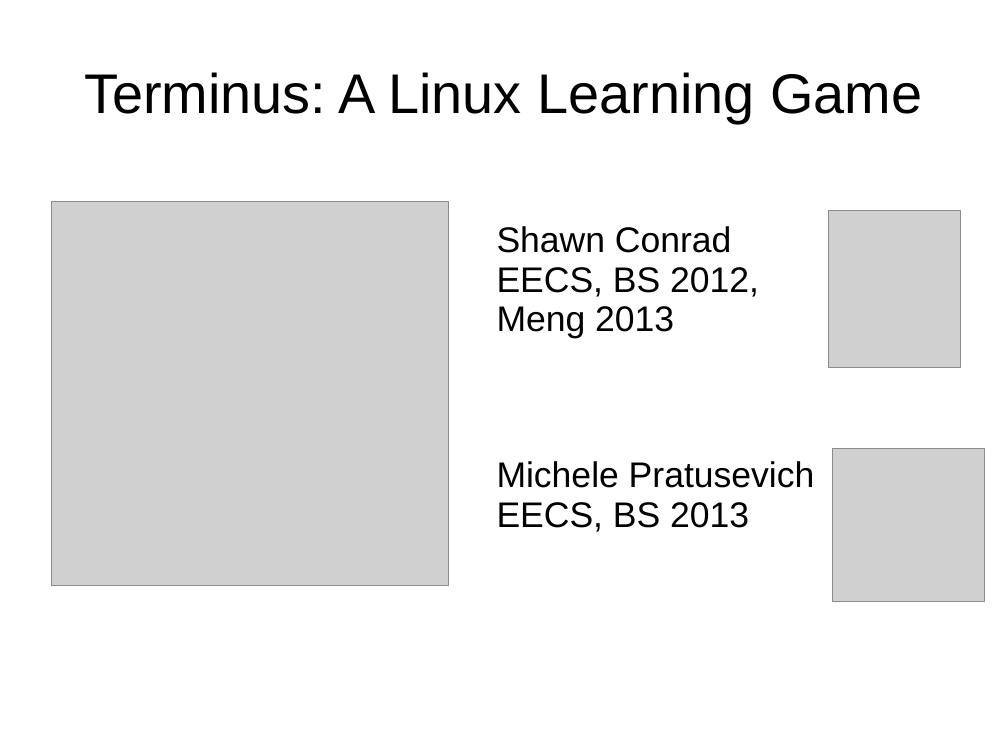
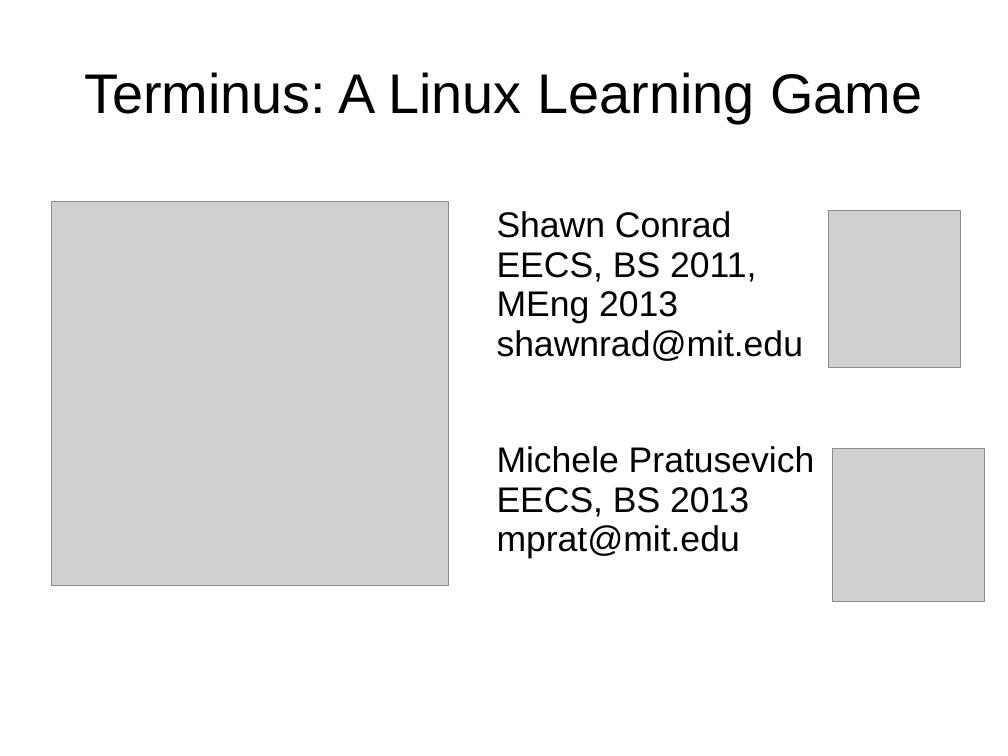
Before and after one commit to mprat/Terminus, a slide deck: slide 1 of docs/icampus_final_round_pres.ppt. Drawn at 1008x756 pixels with LibreOffice and Linux fonts; fonts in the diff are those of the drawing; grey boxes stand for pictures. Boxes give left, top, right and bottom in pixels: in the first picture for what was removed or moved away, otherwise in the second. Text is boxed around its words. In the diff, an @@ line names an element or a change of style, - is before the commit and + after.

```diff
--- a/docs/icampus_final_round_pres.ppt
+++ b/docs/icampus_final_round_pres.ppt
@@ text at (497,211,804,361): text changed @@
-Shawn Conrad
-EECS, BS 2012, Meng 2013
+Shawn Conrad
+EECS, BS 2011, MEng 2013
+shawnrad@mit.edu
@@ text "Michele Pratusevich EECS, BS 2013": place and size @@
-text "Michele Pratusevich EECS, BS 2013" at (497,461,815,532)
+text "Michele Pratusevich EECS, BS 2013" at (497,446,815,559)
@@ text at (497,525,740,559): paragraph added @@
+mprat@mit.edu
```
Also in this commit, not shown: 2 other slides changed, 3 other files.
